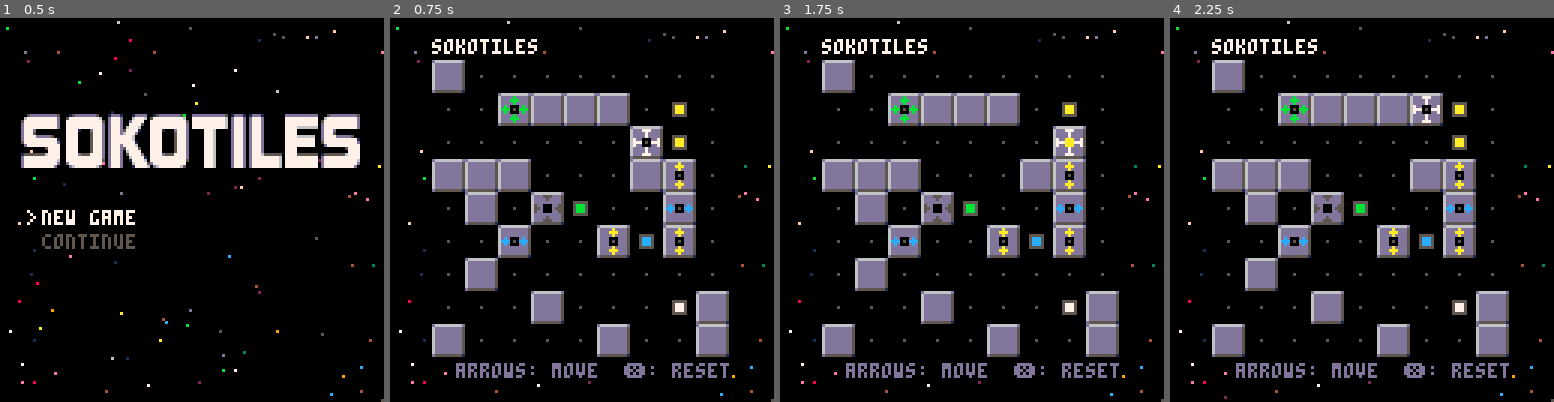
Above: before the commit, frames 1-4 (left to right).
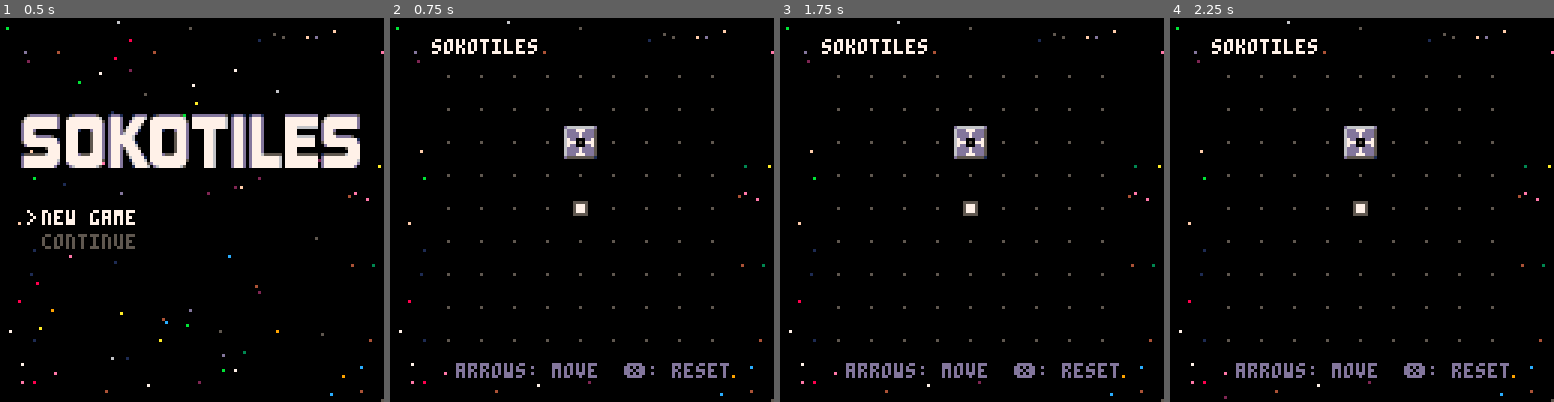
Above: after the commit, the same moments.

Repository: schoblaska/pico-8
Game: PICO-8 cartridge src/sokotiles.p8
Same seed, same stepped clock (60 frames per second), same inputs: the game is played once before the commit and once after it.
Inputs:
- Up to frame 1 (0.5 s): tap X (X key) at 0.33 s
- Up to frame 2 (0.75 s): tap O (Z key) at 0.7 s
- Up to frame 3 (1.75 s): tap X (X key) at 1.07 s; hold Right from 1.6 s (still down); tap O (Z key) at 1.7 s
- Up to frame 4 (2.25 s): tap X (X key) at 1.85 s; release Right at 2.1 s; tap O (Z key) at 2.1 s; hold Up from 2.15 s (still down)

Frame 1 is identical in both runs. In frame 2, 18% of the frame differs, in the area x 10-89%, y 10-89%; in frame 3, 18%; in frame 4, 18%.

Commit message:
add placeholder levels

Diff:
--- a/src/sokotiles.p8
+++ b/src/sokotiles.p8
@@ -568,12 +568,12 @@
 00000000000000000000000000000000000000000000000000000000000000000000000000000000000000000000000000000000000000000000000000000000
 00000000000000000000000000000000000000000000000000000000000000000000000000000000000000000000000000000000000000000000000000000000
 00000000000000000000000000000000000000000000000000000000000000000000000000000000000000000000000000000000000000000000000000000000
-00000000000000000000000000000000000000000000000000000000000000000000000000000000000000000000000000000000000000000000000000000000
-00000000000000000000000000000000000000000000000000000000000000000000000000000000000000000000000000000000000000000000000000000000
-00000000000000000000000000000000000000000000000000000000000000000000000000000000000000000000000000000000000000000000000000000000
-00000000000000000000000000000000000000000000000000000000000000000000000000000000000000000000000000000000000000000000000000000000
-00000000000000000000000000000000000000000000000000000000000000000000000000000000000000000000000000000000000000000000000000000000
-00000000000000000000000000000000000000000000000000000000000000000000000000000000000000000000000000000000000000000000000000000000
+f3f3f3f3f3f3f3f3f3f3f3f3f3f3f3f3f3f3f3f3f3f3f3f3f3f3f3f3f3f3f3f3f3f3f3f3f3f3f3f3f3f3f3f3f3f3f3f3f3f3f3f3f3f3f3f3f3f3f3f3f3f3f3f3
+f3f3f3f3f3f3f3f3f3f3f3f3f3f3f3f3f3f3f3f3f3f3f3f3f3f3f3f3f3f3f3f3f3f3f3f3f3f3f3f3f3f3f3f3f3f3f3f3f3f3f3f3f3f3f3f3f3f3f3f3f3f3f3f3
+f3f3f3f3f3f3f3f3f3f3f3f3f3f3f3f3f3f3f3f3f3f3f3f3f3f3f3f3f3f3f3f3f3f3f3f3f3f3f3f3f3f3f3f3f3f3f3f3f3f3f3f3f3f3f3f3f3f3f3f3f3f3f3f3
+f3f3f3f3f3f3f3f3f3f3f3f3f3f3f3f3f3f3f3f3f3f3f3f3f3f3f3f3f3f3f3f3f3f3f3f3f3f3f3f3f3f3f3f3f3f3f3f3f3f3f3f3f3f3f3f3f3f3f3f3f3f3f3f3
+00000000000000000000000000000000000000000000000000000000000000000000000000000000000000000000000000000000000000000000000000000000
+00f3f3f3f3f3f3f3f3f3f3f3f3f3f3f3f3f3f3f3f3f3f3f3f3f3f3f3f3f3f3f3f3f3f3f3f3f3f3f3f3f3f3f3f3f3f3f3f3f3f3f3f3f3f3f3f3f3f3f3f3f3f3f3
 00000000000000000000000000000000000000000000000000000000000000000000000000000000000000000000000000000000000000000000000000000000
 00000000000000000000000000000000000000000000000000000000000000000000000000000000000000000000000000000000000000000000000000000000
 00000000000000000000000000000000000000000000000000000000000000000000000000000000000000000000000000000000000000000000000000000000
@@ -632,35 +632,35 @@
 0000000d77777777777d00d7777777777700d777d000677775d77777777777000000777600000d777d0d77777777760777777777770d77777777777d00000000
 0000000d7777777777d0000d677777776500d777d0001777760d6777777765000000777600000d777d0d77777777760777777777770d7777777777d000000000
 __map__
-1c00000000000000003f0000000000000000003f3f3f3f3f3f3f3f3f3f3f3f3f3f3f3f3f3f3f3f3f3f3f3f3f3f3f3f3f3f3f3f3f3f3f3f3f3f3f3f3f3f00000000000000000000000000000000000000000000000000000000000000000000000000000000000000000000000000000000000000000000000000000000000000
-00000b1c1c1c001e003f0000000000000000003f3f3f3f3f3f3f3f3f3f3f3f3f3f3f3f3f3f3f3f3f3f3f3f3f3f3f3f3f3f3f3f3f3f3f3f3f3f3f3f3f3f00000000000000000000000000000000000000000000000000000000000000000000000000000000000000000000000000000000000000000000000000000000000000
-0000000000000a1e003f000000000a000000003f3f3f3f3f3f3f3f3f3f3f3f3f3f3f3f3f3f3f3f3f3f3f3f3f3f3f3f3f3f3f3f3f3f3f3f3f3f3f3f3f3f00000000000000000000000000000000000000000000000000000000000000000000000000000000000000000000000000000000000000000000000000000000000000
-1c1c1c0000001c1b003f0000000000000000003f3f3f3f3f3f3f3f3f3f3f3f3f3f3f3f3f3f3f3f3f3f3f3f3f3f3f3f3f3f3f3f3f3f3f3f3f3f3f3f3f3f00000000000000000000000000000000000000000000000000000000000000000000000000000000000000000000000000000000000000000000000000000000000000
-001c000c0e00001a003f000000000d000000003f3f3f3f3f3f3f3f3f3f3f3f3f3f3f3f3f3f3f3f3f3f3f3f3f3f3f3f3f3f3f3f3f3f3f3f3f3f3f3f3f3f00000000000000000000000000000000000000000000000000000000000000000000000000000000000000000000000000000000000000000000000000000000000000
-00001a00001b1d1b003f0000000000000000003f3f3f3f3f3f3f3f3f3f3f3f3f3f3f3f3f3f3f3f3f3f3f3f3f3f3f3f3f3f3f3f3f3f3f3f3f3f3f3f3f3f00000000000000000000000000000000000000000000000000000000000000000000000000000000000000000000000000000000000000000000000000000000000000
-001c000000000000003f0000000000000000003f3f3f3f3f3f3f3f3f3f3f3f3f3f3f3f3f3f3f3f3f3f3f3f3f3f3f3f3f3f3f3f3f3f3f3f3f3f3f3f3f3f00000000000000000000000000000000000000000000000000000000000000000000000000000000000000000000000000000000000000000000000000000000000000
-0000001c0000000d1c3f0000000000000000003f3f3f3f3f3f3f3f3f3f3f3f3f3f3f3f3f3f3f3f3f3f3f3f3f3f3f3f3f3f3f3f3f3f3f3f3f3f3f3f3f3f00000000000000000000000000000000000000000000000000000000000000000000000000000000000000000000000000000000000000000000000000000000000000
-1c000000001c00001c3f0000000000000000003f3f3f3f3f3f3f3f3f3f3f3f3f3f3f3f3f3f3f3f3f3f3f3f3f3f3f3f3f3f3f3f3f3f3f3f3f3f3f3f3f3f00000000000000000000000000000000000000000000000000000000000000000000000000000000000000000000000000000000000000000000000000000000000000
-3f3f3f3f3f3f3f3f3f3f3f3f3f3f3f3f3f3f3f3f3f3f3f3f3f3f3f3f3f3f3f3f3f3f3f3f3f3f3f3f3f3f3f3f3f3f3f3f3f3f3f3f3f3f3f3f3f3f3f3f3f00000000000000000000000000000000000000000000000000000000000000000000000000000000000000000000000000000000000000000000000000000000000000
-3f3f3f3f3f3f3f3f3f3f3f3f3f3f3f3f3f3f3f3f3f3f3f3f3f3f3f3f3f3f3f3f3f3f3f3f3f3f3f3f3f3f3f3f3f3f3f3f3f3f3f3f3f3f3f3f3f3f3f3f3f00000000000000000000000000000000000000000000000000000000000000000000000000000000000000000000000000000000000000000000000000000000000000
-3f3f3f3f3f3f3f3f3f3f3f3f3f3f3f3f3f3f3f3f3f3f3f3f3f3f3f3f3f3f3f3f3f3f3f3f3f3f3f3f3f3f3f3f3f3f3f3f3f3f3f3f3f3f3f3f3f3f3f3f3f00000000000000000000000000000000000000000000000000000000000000000000000000000000000000000000000000000000000000000000000000000000000000
-3f3f3f3f3f3f3f3f3f3f3f3f3f3f3f3f3f3f3f3f3f3f3f3f3f3f3f3f3f3f3f3f3f3f3f3f3f3f3f3f3f3f3f3f3f3f3f3f3f3f3f3f3f3f3f3f3f3f3f3f3f00000000000000000000000000000000000000000000000000000000000000000000000000000000000000000000000000000000000000000000000000000000000000
-3f3f3f3f3f3f3f3f3f3f3f3f3f3f3f3f3f3f3f3f3f3f3f3f3f3f3f3f3f3f3f3f3f3f3f3f3f3f3f3f3f3f3f3f3f3f3f3f3f3f3f3f3f3f3f3f3f3f3f3f3f00000000000000000000000000000000000000000000000000000000000000000000000000000000000000000000000000000000000000000000000000000000000000
-3f3f3f3f3f3f3f3f3f3f3f3f3f3f3f3f3f3f3f3f3f3f3f3f3f3f3f3f3f3f3f3f3f3f3f3f3f3f3f3f3f3f3f3f3f3f3f3f3f3f3f3f3f3f3f3f3f3f3f3f3f00000000000000000000000000000000000000000000000000000000000000000000000000000000000000000000000000000000000000000000000000000000000000
-3f3f3f3f3f3f3f3f3f3f3f3f3f3f3f3f3f3f3f3f3f3f3f3f3f3f3f3f3f3f3f3f3f3f3f3f3f3f3f3f3f3f3f3f3f3f3f3f3f3f3f3f3f3f3f3f3f3f3f3f3f00000000000000000000000000000000000000000000000000000000000000000000000000000000000000000000000000000000000000000000000000000000000000
-3f3f3f3f3f3f3f3f3f3f3f3f3f3f3f3f3f3f3f3f3f3f3f3f3f3f3f3f3f3f3f3f3f3f3f3f3f3f3f3f3f3f3f3f3f3f3f3f3f3f3f3f3f3f3f3f3f3f3f3f3f00000000000000000000000000000000000000000000000000000000000000000000000000000000000000000000000000000000000000000000000000000000000000
-3f3f3f3f3f3f3f3f3f3f3f3f3f3f3f3f3f3f3f3f3f3f3f3f3f3f3f3f3f3f3f3f3f3f3f3f3f3f3f3f3f3f3f3f3f3f3f3f3f3f3f3f3f3f3f3f3f3f3f3f3f00000000000000000000000000000000000000000000000000000000000000000000000000000000000000000000000000000000000000000000000000000000000000
-3f3f3f3f3f3f3f3f3f3f3f3f3f3f3f3f3f3f3f3f3f3f3f3f3f3f3f3f3f3f3f3f3f3f3f3f3f3f3f3f3f3f3f3f3f3f3f3f3f3f3f3f3f3f3f3f3f3f3f3f3f00000000000000000000000000000000000000000000000000000000000000000000000000000000000000000000000000000000000000000000000000000000000000
-3f3f3f3f3f3f3f3f3f3f3f3f3f3f3f3f3f3f3f3f3f3f3f3f3f3f3f3f3f3f3f3f3f3f3f3f3f3f3f3f3f3f3f3f3f3f3f3f3f3f3f3f3f3f3f3f3f3f3f3f3f00000000000000000000000000000000000000000000000000000000000000000000000000000000000000000000000000000000000000000000000000000000000000
-3f3f3f3f3f3f3f3f3f3f3f3f3f3f3f3f3f3f3f3f3f3f3f3f3f3f3f3f3f3f3f3f3f3f3f3f3f3f3f3f3f3f3f3f3f3f3f3f3f3f3f3f3f3f3f3f3f3f3f3f3f00000000000000000000000000000000000000000000000000000000000000000000000000000000000000000000000000000000000000000000000000000000000000
-3f3f3f3f3f3f3f3f3f3f3f3f3f3f3f3f3f3f3f3f3f3f3f3f3f3f3f3f3f3f3f3f3f3f3f3f3f3f3f3f3f3f3f3f3f3f3f3f3f3f3f3f3f3f3f3f3f3f3f3f3f00000000000000000000000000000000000000000000000000000000000000000000000000000000000000000000000000000000000000000000000000000000000000
-3f3f3f3f3f3f3f3f3f3f3f3f3f3f3f3f3f3f3f3f3f3f3f3f3f3f3f3f3f3f3f3f3f3f3f3f3f3f3f3f3f3f3f3f3f3f3f3f3f3f3f3f3f3f3f3f3f3f3f3f3f00000000000000000000000000000000000000000000000000000000000000000000000000000000000000000000000000000000000000000000000000000000000000
-3f3f3f3f3f3f3f3f3f3f3f3f3f3f3f3f3f3f3f3f3f3f3f3f3f3f3f3f3f3f3f3f3f3f3f3f3f3f3f3f3f3f3f3f3f3f3f3f3f3f3f3f3f3f3f3f3f3f3f3f3f00000000000000000000000000000000000000000000000000000000000000000000000000000000000000000000000000000000000000000000000000000000000000
-3f3f3f3f3f3f3f3f3f3f3f3f3f3f3f3f3f3f3f3f3f3f3f3f3f3f3f3f3f3f3f3f3f3f3f3f3f3f3f3f3f3f3f3f3f3f3f3f3f3f3f3f3f3f3f3f3f3f3f3f3f00000000000000000000000000000000000000000000000000000000000000000000000000000000000000000000000000000000000000000000000000000000000000
-3f3f3f3f3f3f3f3f3f3f3f3f3f3f3f3f3f3f3f3f3f3f3f3f3f3f3f3f3f3f3f3f3f3f3f3f3f3f3f3f3f3f3f3f3f3f3f3f3f3f3f3f3f3f3f3f3f3f3f3f3f00000000000000000000000000000000000000000000000000000000000000000000000000000000000000000000000000000000000000000000000000000000000000
-3f3f3f3f3f3f3f3f3f3f3f3f3f3f3f3f3f3f3f3f3f3f3f3f3f3f3f3f3f3f3f3f3f3f3f3f3f3f3f3f3f3f3f3f3f3f3f3f3f3f3f3f3f3f3f3f3f3f3f3f3f00000000000000000000000000000000000000000000000000000000000000000000000000000000000000000000000000000000000000000000000000000000000000
-3f3f3f3f3f3f3f3f3f3f3f3f3f3f3f3f3f3f3f3f3f3f3f3f3f3f3f3f3f3f3f3f3f3f3f3f3f3f3f3f3f3f3f3f3f3f3f3f3f3f3f3f3f3f3f3f3f3f3f3f3f00000000000000000000000000000000000000000000000000000000000000000000000000000000000000000000000000000000000000000000000000000000000000
-3f3f3f3f3f3f3f3f3f3f3f3f3f3f3f3f3f3f3f3f3f3f3f3f3f3f3f3f3f3f3f3f3f3f3f3f3f3f3f3f3f3f3f3f3f3f3f3f3f3f3f3f3f3f3f3f3f3f3f3f3f00000000000000000000000000000000000000000000000000000000000000000000000000000000000000000000000000000000000000000000000000000000000000
-3f3f3f3f3f3f3f3f3f3f3f3f3f3f3f3f3f3f3f3f3f3f3f3f3f3f3f3f3f3f3f3f3f3f3f3f3f3f3f3f3f3f3f3f3f3f3f3f3f3f3f3f3f3f3f3f3f3f3f3f3f00000000000000000000000000000000000000000000000000000000000000000000000000000000000000000000000000000000000000000000000000000000000000
-3f3f3f3f3f3f3f3f3f3f3f3f3f3f3f3f3f3f3f3f3f3f3f3f3f3f3f3f3f3f3f3f3f3f3f3f3f3f3f3f3f3f3f3f3f3f3f3f3f3f3f3f3f3f3f3f3f3f3f3f3f00000000000000000000000000000000000000000000000000000000000000000000000000000000000000000000000000000000000000000000000000000000000000
-3f3f3f3f3f3f3f3f3f3f3f3f3f3f3f3f3f3f3f3f3f3f3f3f3f3f3f3f3f3f3f3f3f3f3f3f3f3f3f3f3f3f3f3f3f3f3f3f3f3f3f3f3f3f3f3f3f3f3f3f3f00000000000000000000000000000000000000000000000000000000000000000000000000000000000000000000000000000000000000000000000000000000000000
+0000000000000000003f0000000000000000003f0000000000000000003f1c00000000000000003f0000000000000000003f0000000000000000003f0000000000000000003f0000000000000000003f0000000000000000003f0000000000000000003f0000000000000000003f0000000000000000003f3f3f3f3f3f3f3f3f
+0000000000000000003f0000000000000000003f0000000000000000003f00000b1c1c1c001e003f0000000000000000003f0000000000000000003f0000000000000000003f0000000000000000003f0000000000000000003f0000000000000000003f0000000000000000003f0000000000000000003f3f3f3f3f3f3f3f3f
+000000000a000000003f000000000a000000003f000000000a000000003f0000000000000a1e003f000000000a0d0000003f000000000a0d0000003f000000000a0d0000003f000000000a0d0000003f000000000a0d0000003f000000000a0d0000003f000000000a0d0000003f000000000a0d0000003f3f3f3f3f3f3f3f3f
+0000000000000000003f0000000000000000003f0000000000000000003f1c1c1c0000001c1b003f0000000000000000003f0000000000000000003f0000000000000000003f0000000000000000003f0000000000000000003f0000000000000000003f0000000000000000003f0000000000000000003f3f3f3f3f3f3f3f3f
+000000000d000000003f000000000d000000003f000000000d000000003f001c000c0e00001a003f1c1c1c0000000000003f1c00000000000000003f1c1c1c0000000000003f1c1c1c0000000000003f1c1c1c0000000000003f1c1c00001c1c1c00003f1c1c00001c1c0000003f1c1c00001c1c1c00003f3f3f3f3f3f3f3f3f
+0000000000000000003f0000000000000000003f0000000000000000003f00001a00001b1d1b003f1c00000000000000003f1c00000000000000003f00001c0000000000003f1c001c0000000000003f1c001c0000000000003f001c00001c001c00003f001c0000001c0000003f001c000000001c00003f3f3f3f3f3f3f3f3f
+0000000000000000003f0000000000000000003f0000000000000000003f001c000000000000003f1c1c1c0000000000003f1c1c1c0000000000003f00001c0000000000003f1c1c1c0000000000003f1c1c1c0000000000003f001c00001c001c00003f001c0000001c0000003f001c00001c1c1c00003f3f3f3f3f3f3f3f3f
+0000000000000000003f0000000000000000003f0000000000000000003f0000001c0000000d1c3f00001c0000000000003f1c001c0000000000003f00001c0000000000003f1c001c0000000000003f00001c0000000000003f001c00001c001c00003f001c0000001c0000003f001c00001c000000003f3f3f3f3f3f3f3f3f
+0000000000000000003f0000000000000000003f0000000000000000003f1c000000001c00001c3f1c1c1c0000000000003f1c1c1c0000000000003f00001c0000000000003f1c1c1c0000000000003f00001c0000000000003f1c1c1c001c1c1c00003f1c1c1c001c1c1c00003f1c1c1c001c1c1c00003f3f3f3f3f3f3f3f3f
+3f3f3f3f3f3f3f3f3f3f3f3f3f3f3f3f3f3f3f3f3f3f3f3f3f3f3f3f3f3f3f3f3f3f3f3f3f3f3f3f3f3f3f3f3f3f3f3f3f3f3f3f3f3f3f3f3f3f3f3f3f3f3f3f3f3f3f3f3f3f3f3f3f3f3f3f3f3f3f3f3f3f3f3f3f3f3f3f3f3f3f3f3f3f3f3f3f3f3f3f3f3f3f3f3f3f3f3f3f3f3f3f3f3f3f3f3f3f3f3f3f3f3f3f3f3f3f3f
+0000000000000000003f0000000000000000003f0000000000000000003f0000000000000000003f0000000000000000003f00003f3f3f3f3f3f3f3f3f3f3f3f3f3f3f3f3f3f3f3f3f3f3f3f3f3f3f3f3f3f3f3f3f3f3f3f3f3f3f3f3f3f3f3f3f3f3f3f3f3f3f3f3f3f3f3f3f3f3f3f3f3f3f3f3f3f3f3f3f3f3f3f3f3f3f3f
+0000000000000000003f0000000000000000003f0000000000000000003f0000000000000000003f0000000000000000003f00003f3f3f3f3f3f3f3f3f3f3f3f3f3f3f3f3f3f3f3f3f3f3f3f3f3f3f3f3f3f3f3f3f3f3f3f3f3f3f3f3f3f3f3f3f3f3f3f3f3f3f3f3f3f3f3f3f3f3f3f3f3f3f3f3f3f3f3f3f3f3f3f3f3f3f3f
+000000000a0d0000003f000000000a0d0000003f000000000a0d0000003f000000000a0d0000003f000000000a0d0000003f00003f3f3f3f3f3f3f3f3f3f3f3f3f3f3f3f3f3f3f3f3f3f3f3f3f3f3f3f3f3f3f3f3f3f3f3f3f3f3f3f3f3f3f3f3f3f3f3f3f3f3f3f3f3f3f3f3f3f3f3f3f3f3f3f3f3f3f3f3f3f3f3f3f3f3f3f
+0000000000000000003f0000000000000000003f0000000000000000003f0000000000000000003f0000000000000000003f00003f3f3f3f3f3f3f3f3f3f3f3f3f3f3f3f3f3f3f3f3f3f3f3f3f3f3f3f3f3f3f3f3f3f3f3f3f3f3f3f3f3f3f3f3f3f3f3f3f3f3f3f3f3f3f3f3f3f3f3f3f3f3f3f3f3f3f3f3f3f3f3f3f3f3f3f
+1c1c00001c1c1c00003f1c1c00001c001c00003f1c1c00001c1c1c00003f1c1c00001c000000003f1c1c00001c1c1c00003f00003f3f3f3f3f3f3f3f3f3f3f3f3f3f3f3f3f3f3f3f3f3f3f3f3f3f3f3f3f3f3f3f3f3f3f3f3f3f3f3f3f3f3f3f3f3f3f3f3f3f3f3f3f3f3f3f3f3f3f3f3f3f3f3f3f3f3f3f3f3f3f3f3f3f3f3f
+001c000000001c00003f001c00001c001c00003f001c00001c000000003f001c00001c000000003f001c000000001c00003f00003f3f3f3f3f3f3f3f3f3f3f3f3f3f3f3f3f3f3f3f3f3f3f3f3f3f3f3f3f3f3f3f3f3f3f3f3f3f3f3f3f3f3f3f3f3f3f3f3f3f3f3f3f3f3f3f3f3f3f3f3f3f3f3f3f3f3f3f3f3f3f3f3f3f3f3f
+001c00001c1c1c00003f001c00001c1c1c00003f001c00001c1c1c00003f001c00001c1c1c00003f001c000000001c00003f00003f3f3f3f3f3f3f3f3f3f3f3f3f3f3f3f3f3f3f3f3f3f3f3f3f3f3f3f3f3f3f3f3f3f3f3f3f3f3f3f3f3f3f3f3f3f3f3f3f3f3f3f3f3f3f3f3f3f3f3f3f3f3f3f3f3f3f3f3f3f3f3f3f3f3f3f
+001c000000001c00003f001c000000001c00003f001c000000001c00003f001c00001c001c00003f001c000000001c00003f00003f3f3f3f3f3f3f3f3f3f3f3f3f3f3f3f3f3f3f3f3f3f3f3f3f3f3f3f3f3f3f3f3f3f3f3f3f3f3f3f3f3f3f3f3f3f3f3f3f3f3f3f3f3f3f3f3f3f3f3f3f3f3f3f3f3f3f3f3f3f3f3f3f3f3f3f
+1c1c1c001c1c1c00003f1c1c1c0000001c00003f1c1c1c001c1c1c00003f1c1c1c001c1c1c00003f1c1c1c0000001c00003f00003f3f3f3f3f3f3f3f3f3f3f3f3f3f3f3f3f3f3f3f3f3f3f3f3f3f3f3f3f3f3f3f3f3f3f3f3f3f3f3f3f3f3f3f3f3f3f3f3f3f3f3f3f3f3f3f3f3f3f3f3f3f3f3f3f3f3f3f3f3f3f3f3f3f3f3f
+3f3f3f3f3f3f3f3f3f3f3f3f3f3f3f3f3f3f3f3f3f3f3f3f3f3f3f3f3f3f3f3f3f3f3f3f3f3f3f3f3f3f3f3f3f3f3f3f3f3f3f3f3f3f3f3f3f3f3f3f3f3f3f3f3f3f3f3f3f3f3f3f3f3f3f3f3f3f3f3f3f3f3f3f3f3f3f3f3f3f3f3f3f3f3f3f3f3f3f3f3f3f3f3f3f3f3f3f3f3f3f3f3f3f3f3f3f3f3f3f3f3f3f3f3f3f3f3f
+3f3f3f3f3f3f3f3f3f3f3f3f3f3f3f3f3f3f3f3f3f3f3f3f3f3f3f3f3f3f3f3f3f3f3f3f3f3f3f3f3f3f3f3f3f3f3f3f3f3f3f3f3f3f3f3f3f3f3f3f3f3f3f3f3f3f3f3f3f3f3f3f3f3f3f3f3f3f3f3f3f3f3f3f3f3f3f3f3f3f3f3f3f3f3f3f3f3f3f3f3f3f3f3f3f3f3f3f3f3f3f3f3f3f3f3f3f3f3f3f3f3f3f3f3f3f3f3f
+3f3f3f3f3f3f3f3f3f3f3f3f3f3f3f3f3f3f3f3f3f3f3f3f3f3f3f3f3f3f3f3f3f3f3f3f3f3f3f3f3f3f3f3f3f3f3f3f3f3f3f3f3f3f3f3f3f3f3f3f3f3f3f3f3f3f3f3f3f3f3f3f3f3f3f3f3f3f3f3f3f3f3f3f3f3f3f3f3f3f3f3f3f3f3f3f3f3f3f3f3f3f3f3f3f3f3f3f3f3f3f3f3f3f3f3f3f3f3f3f3f3f3f3f3f3f3f3f
+3f3f3f3f3f3f3f3f3f3f3f3f3f3f3f3f3f3f3f3f3f3f3f3f3f3f3f3f3f3f3f3f3f3f3f3f3f3f3f3f3f3f3f3f3f3f3f3f3f3f3f3f3f3f3f3f3f3f3f3f3f3f3f3f3f3f3f3f3f3f3f3f3f3f3f3f3f3f3f3f3f3f3f3f3f3f3f3f3f3f3f3f3f3f3f3f3f3f3f3f3f3f3f3f3f3f3f3f3f3f3f3f3f3f3f3f3f3f3f3f3f3f3f3f3f3f3f3f
+3f3f3f3f3f3f3f3f3f3f3f3f3f3f3f3f3f3f3f3f3f3f3f3f3f3f3f3f3f3f3f3f3f3f3f3f3f3f3f3f3f3f3f3f3f3f3f3f3f3f3f3f3f3f3f3f3f3f3f3f3f3f3f3f3f3f3f3f3f3f3f3f3f3f3f3f3f3f3f3f3f3f3f3f3f3f3f3f3f3f3f3f3f3f3f3f3f3f3f3f3f3f3f3f3f3f3f3f3f3f3f3f3f3f3f3f3f3f3f3f3f3f3f3f3f3f3f3f
+3f3f3f3f3f3f3f3f3f3f3f3f3f3f3f3f3f3f3f3f3f3f3f3f3f3f3f3f3f3f3f3f3f3f3f3f3f3f3f3f3f3f3f3f3f3f3f3f3f3f3f3f3f3f3f3f3f3f3f3f3f3f3f3f3f3f3f3f3f3f3f3f3f3f3f3f3f3f3f3f3f3f3f3f3f3f3f3f3f3f3f3f3f3f3f3f3f3f3f3f3f3f3f3f3f3f3f3f3f3f3f3f3f3f3f3f3f3f3f3f3f3f3f3f3f3f3f3f
+3f3f3f3f3f3f3f3f3f3f3f3f3f3f3f3f3f3f3f3f3f3f3f3f3f3f3f3f3f3f3f3f3f3f3f3f3f3f3f3f3f3f3f3f3f3f3f3f3f3f3f3f3f3f3f3f3f3f3f3f3f3f3f3f3f3f3f3f3f3f3f3f3f3f3f3f3f3f3f3f3f3f3f3f3f3f3f3f3f3f3f3f3f3f3f3f3f3f3f3f3f3f3f3f3f3f3f3f3f3f3f3f3f3f3f3f3f3f3f3f3f3f3f3f3f3f3f3f
+3f3f3f3f3f3f3f3f3f3f3f3f3f3f3f3f3f3f3f3f3f3f3f3f3f3f3f3f3f3f3f3f3f3f3f3f3f3f3f3f3f3f3f3f3f3f3f3f3f3f3f3f3f3f3f3f3f3f3f3f3f3f3f3f3f3f3f3f3f3f3f3f3f3f3f3f3f3f3f3f3f3f3f3f3f3f3f3f3f3f3f3f3f3f3f3f3f3f3f3f3f3f3f3f3f3f3f3f3f3f3f3f3f3f3f3f3f3f3f3f3f3f3f3f3f3f3f3f
+3f3f3f3f3f3f3f3f3f3f3f3f3f3f3f3f3f3f3f3f3f3f3f3f3f3f3f3f3f3f3f3f3f3f3f3f3f3f3f3f3f3f3f3f3f3f3f3f3f3f3f3f3f3f3f3f3f3f3f3f3f3f3f3f3f3f3f3f3f3f3f3f3f3f3f3f3f3f3f3f3f3f3f3f3f3f3f3f3f3f3f3f3f3f3f3f3f3f3f3f3f3f3f3f3f3f3f3f3f3f3f3f3f3f3f3f3f3f3f3f3f3f3f3f3f3f3f3f
+3f3f3f3f3f3f3f3f3f3f3f3f3f3f3f3f3f3f3f3f3f3f3f3f3f3f3f3f3f3f3f3f3f3f3f3f3f3f3f3f3f3f3f3f3f3f3f3f3f3f3f3f3f3f3f3f3f3f3f3f3f3f3f3f3f3f3f3f3f3f3f3f3f3f3f3f3f3f3f3f3f3f3f3f3f3f3f3f3f3f3f3f3f3f3f3f3f3f3f3f3f3f3f3f3f3f3f3f3f3f3f3f3f3f3f3f3f3f3f3f3f3f3f3f3f3f3f3f
+3f3f3f3f3f3f3f3f3f3f3f3f3f3f3f3f3f3f3f3f3f3f3f3f3f3f3f3f3f3f3f3f3f3f3f3f3f3f3f3f3f3f3f3f3f3f3f3f3f3f3f3f3f3f3f3f3f3f3f3f3f3f3f3f3f3f3f3f3f3f3f3f3f3f3f3f3f3f3f3f3f3f3f3f3f3f3f3f3f3f3f3f3f3f3f3f3f3f3f3f3f3f3f3f3f3f3f3f3f3f3f3f3f3f3f3f3f3f3f3f3f3f3f3f3f3f3f3f
+3f3f3f3f3f3f3f3f3f3f3f3f3f3f3f3f3f3f3f3f3f3f3f3f3f3f3f3f3f3f3f3f3f3f3f3f3f3f3f3f3f3f3f3f3f3f3f3f3f3f3f3f3f3f3f3f3f3f3f3f3f3f3f3f3f3f3f3f3f3f3f3f3f3f3f3f3f3f3f3f3f3f3f3f3f3f3f3f3f3f3f3f3f3f3f3f3f3f3f3f3f3f3f3f3f3f3f3f3f3f3f3f3f3f3f3f3f3f3f3f3f3f3f3f3f3f3f3f
+3f3f3f3f3f3f3f3f3f3f3f3f3f3f3f3f3f3f3f3f3f3f3f3f3f3f3f3f3f3f3f3f3f3f3f3f3f3f3f3f3f3f3f3f3f3f3f3f3f3f3f3f3f3f3f3f3f3f3f3f3f3f3f3f3f3f3f3f3f3f3f3f3f3f3f3f3f3f3f3f3f3f3f3f3f3f3f3f3f3f3f3f3f3f3f3f3f3f3f3f3f3f3f3f3f3f3f3f3f3f3f3f3f3f3f3f3f3f3f3f3f3f3f3f3f3f3f3f
